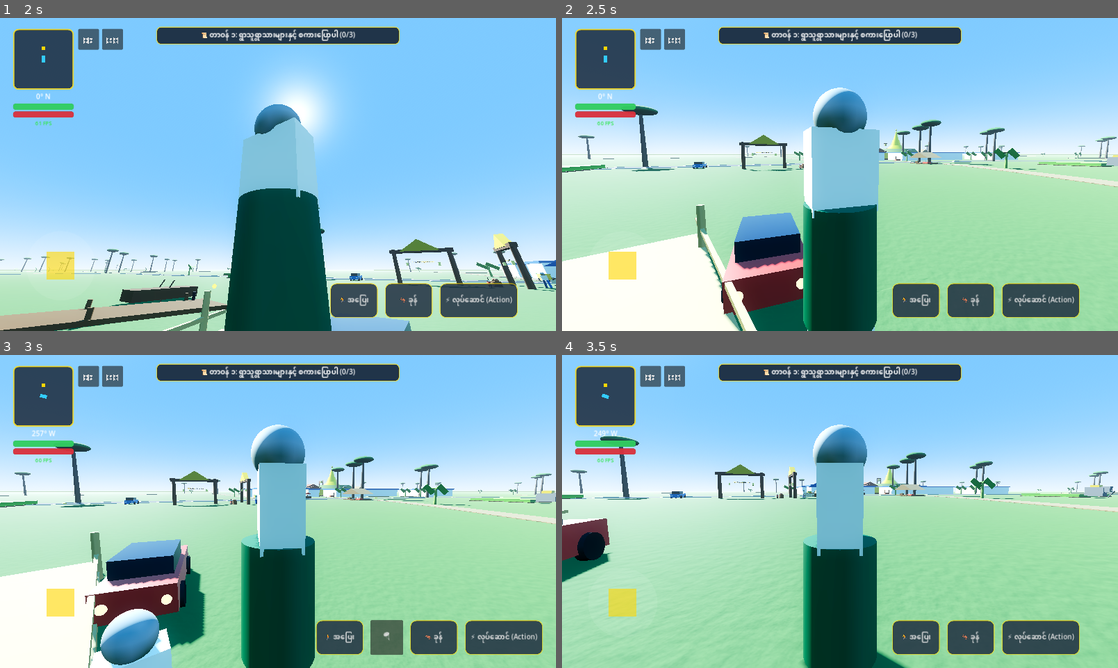
Above: before the commit, frames 1-4 (two rows, left to right).
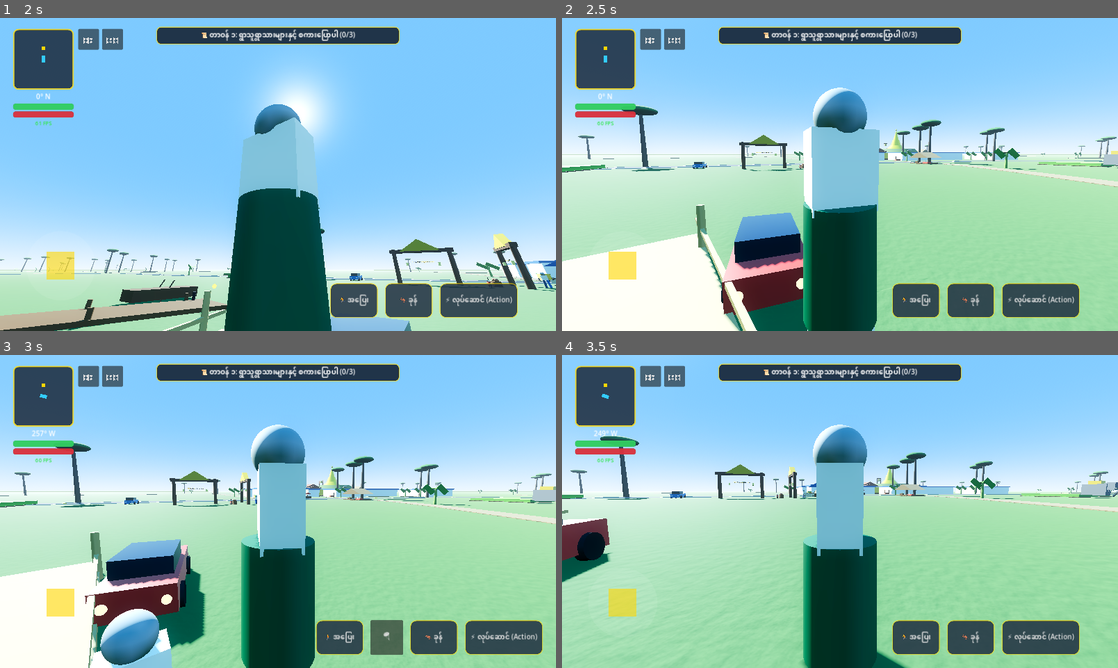
Above: after the commit, the same moments.

Repository: sudohlaingwin/gta-open-world
Game: Godot game, scene res://scenes/main_menu.tscn
Same seed, same stepped clock (60 frames per second), same inputs: the game is played once before the commit and once after it.
Inputs (mouse positions are in pixels of both pictures, inside the frame that each line leads up to):
- Up to frame 1 (2 s): click "🎮 အသစ်စတင်မည် (New Game)" at 0.5 s; drag from (66, 274) to (333, 105) at 1.27 s
- Up to frame 2 (2.5 s): drag from (728, 190) to (812, 237) at 2.02 s
- Up to frame 3 (3 s): move the mouse to (333, 442) at 2.77 s; hold Right (ui_right) from 2.78 s (still down); hold Ctrl from 2.78 s (still down)
- Up to frame 4 (3.5 s): keep holding Right (ui_right); keep holding Ctrl

Frame 1 is identical in both runs. In frame 2, less than 0.1% of the frame differs, in the area x 97-100%, y 42-48%; in frame 3, 0.1%; in frame 4, 0.2%, in the area x 93-100%, y 40-46%.

Commit message:
Slice 135: Royal War Elephant and Riding Horse mounts scale upgrade (5.2m Elephant, 2.9m Horse)

Diff:
--- a/scenes/myanmar_elephant.tscn
+++ b/scenes/myanmar_elephant.tscn
@@ -3,33 +3,33 @@
 [ext_resource type="Script" path="res://scripts/elephant_controller.gd" id="1_elephant"]
 
 [sub_resource type="BoxShape3D" id="BoxShape3D_elephant"]
-size = Vector3(2.2, 3.2, 4.0)
+size = Vector3(2.8, 4.2, 5.2)
 
 [sub_resource type="BoxMesh" id="BoxMesh_body"]
-size = Vector3(2.0, 2.2, 3.2)
+size = Vector3(2.6, 2.8, 4.2)
 
 [sub_resource type="StandardMaterial3D" id="StandardMaterial3D_elephant_skin"]
 albedo_color = Color(0.38, 0.38, 0.40, 1)
 roughness = 0.9
 
 [sub_resource type="BoxMesh" id="BoxMesh_head"]
-size = Vector3(1.4, 1.4, 1.4)
+size = Vector3(1.8, 1.8, 1.8)
 
 [sub_resource type="CylinderMesh" id="CylinderMesh_trunk"]
-top_radius = 0.2
-bottom_radius = 0.1
-height = 1.8
+top_radius = 0.26
+bottom_radius = 0.14
+height = 2.4
 
 [sub_resource type="CylinderMesh" id="CylinderMesh_tusk"]
-top_radius = 0.08
-bottom_radius = 0.02
-height = 1.2
+top_radius = 0.11
+bottom_radius = 0.03
+height = 1.6
 
 [sub_resource type="StandardMaterial3D" id="StandardMaterial3D_ivory"]
 albedo_color = Color(0.95, 0.94, 0.88, 1)
 
 [sub_resource type="BoxMesh" id="BoxMesh_howdah"]
-size = Vector3(1.6, 0.8, 1.6)
+size = Vector3(2.2, 1.1, 2.2)
 
 [sub_resource type="StandardMaterial3D" id="StandardMaterial3D_gold_howdah"]
 albedo_color = Color(0.9, 0.72, 0.15, 1)
@@ -37,55 +37,55 @@
 roughness = 0.3
 
 [sub_resource type="BoxShape3D" id="BoxShape3D_interact"]
-size = Vector3(4.0, 3.5, 5.0)
+size = Vector3(5.2, 4.5, 6.2)
 
 [node name="MyanmarElephant" type="CharacterBody3D"]
 script = ExtResource("1_elephant")
 
 [node name="CollisionShape3D" type="CollisionShape3D" parent="."]
-transform = Transform3D(1, 0, 0, 0, 1, 0, 0, 0, 1, 0, 1.6, 0)
+transform = Transform3D(1, 0, 0, 0, 1, 0, 0, 0, 1, 0, 2.1, 0)
 shape = SubResource("BoxShape3D_elephant")
 
 [node name="VisualMesh" type="Node3D" parent="."]
 
 [node name="Body" type="MeshInstance3D" parent="VisualMesh"]
-transform = Transform3D(1, 0, 0, 0, 1, 0, 0, 0, 1, 0, 1.6, 0)
+transform = Transform3D(1, 0, 0, 0, 1, 0, 0, 0, 1, 0, 2.1, 0)
 mesh = SubResource("BoxMesh_body")
 surface_material_override/0 = SubResource("StandardMaterial3D_elephant_skin")
 
 [node name="Head" type="MeshInstance3D" parent="VisualMesh"]
-transform = Transform3D(1, 0, 0, 0, 1, 0, 0, 0, 1, 0, 2.2, -1.8)
+transform = Transform3D(1, 0, 0, 0, 1, 0, 0, 0, 1, 0, 2.9, -2.4)
 mesh = SubResource("BoxMesh_head")
 surface_material_override/0 = SubResource("StandardMaterial3D_elephant_skin")
 
 [node name="Trunk" type="Node3D" parent="VisualMesh"]
-transform = Transform3D(1, 0, 0, 0, 1, 0, 0, 0, 1, 0, 1.8, -2.4)
+transform = Transform3D(1, 0, 0, 0, 1, 0, 0, 0, 1, 0, 2.4, -3.2)
 
 [node name="MeshInstance3D" type="MeshInstance3D" parent="VisualMesh/Trunk"]
-transform = Transform3D(1, 0, 0, 0, 0.866025, 0.5, 0, -0.5, 0.866025, 0, -0.8, -0.2)
+transform = Transform3D(1, 0, 0, 0, 0.866025, 0.5, 0, -0.5, 0.866025, 0, -1.0, -0.3)
 mesh = SubResource("CylinderMesh_trunk")
 surface_material_override/0 = SubResource("StandardMaterial3D_elephant_skin")
 
 [node name="TuskL" type="MeshInstance3D" parent="VisualMesh"]
-transform = Transform3D(1, 0, 0, 0, 0.5, 0.866025, 0, -0.866025, 0.5, -0.45, 1.6, -2.2)
+transform = Transform3D(1, 0, 0, 0, 0.5, 0.866025, 0, -0.866025, 0.5, -0.6, 2.1, -2.9)
 mesh = SubResource("CylinderMesh_tusk")
 surface_material_override/0 = SubResource("StandardMaterial3D_ivory")
 
 [node name="TuskR" type="MeshInstance3D" parent="VisualMesh"]
-transform = Transform3D(1, 0, 0, 0, 0.5, 0.866025, 0, -0.866025, 0.5, 0.45, 1.6, -2.2)
+transform = Transform3D(1, 0, 0, 0, 0.5, 0.866025, 0, -0.866025, 0.5, 0.6, 2.1, -2.9)
 mesh = SubResource("CylinderMesh_tusk")
 surface_material_override/0 = SubResource("StandardMaterial3D_ivory")
 
 [node name="Howdah" type="MeshInstance3D" parent="VisualMesh"]
-transform = Transform3D(1, 0, 0, 0, 1, 0, 0, 0, 1, 0, 2.9, 0)
+transform = Transform3D(1, 0, 0, 0, 1, 0, 0, 0, 1, 0, 3.8, 0)
 mesh = SubResource("BoxMesh_howdah")
 surface_material_override/0 = SubResource("StandardMaterial3D_gold_howdah")
 
 [node name="HowdahSeat" type="Marker3D" parent="."]
-transform = Transform3D(1, 0, 0, 0, 1, 0, 0, 0, 1, 0, 3.1, 0)
+transform = Transform3D(1, 0, 0, 0, 1, 0, 0, 0, 1, 0, 4.1, 0)
 
 [node name="InteractionArea" type="Area3D" parent="."]
 
 [node name="CollisionShape3D" type="CollisionShape3D" parent="InteractionArea"]
-transform = Transform3D(1, 0, 0, 0, 1, 0, 0, 0, 1, 0, 1.6, 0)
+transform = Transform3D(1, 0, 0, 0, 1, 0, 0, 0, 1, 0, 2.1, 0)
 shape = SubResource("BoxShape3D_interact")
--- a/scenes/myanmar_horse.tscn
+++ b/scenes/myanmar_horse.tscn
@@ -3,102 +3,102 @@
 [ext_resource type="Script" path="res://scripts/horse_controller.gd" id="1_horse"]
 
 [sub_resource type="BoxShape3D" id="BoxShape3D_horse"]
-size = Vector3(1.0, 1.8, 2.4)
+size = Vector3(1.2, 2.2, 2.9)
 
 [sub_resource type="BoxMesh" id="BoxMesh_body"]
-size = Vector3(0.8, 0.9, 1.8)
+size = Vector3(1.0, 1.1, 2.2)
 
 [sub_resource type="StandardMaterial3D" id="StandardMaterial3D_chestnut"]
 albedo_color = Color(0.52, 0.28, 0.15, 1)
 roughness = 0.7
 
 [sub_resource type="BoxMesh" id="BoxMesh_neck"]
-size = Vector3(0.35, 0.8, 0.6)
+size = Vector3(0.42, 1.0, 0.75)
 
 [sub_resource type="BoxMesh" id="BoxMesh_head"]
-size = Vector3(0.32, 0.45, 0.7)
+size = Vector3(0.38, 0.55, 0.85)
 
 [sub_resource type="BoxMesh" id="BoxMesh_leg"]
-size = Vector3(0.18, 0.9, 0.18)
+size = Vector3(0.22, 1.1, 0.22)
 
 [sub_resource type="StandardMaterial3D" id="StandardMaterial3D_hoof"]
 albedo_color = Color(0.15, 0.12, 0.10, 1)
 
 [sub_resource type="BoxMesh" id="BoxMesh_saddle"]
-size = Vector3(0.84, 0.12, 0.7)
+size = Vector3(1.05, 0.15, 0.85)
 
 [sub_resource type="StandardMaterial3D" id="StandardMaterial3D_saddle_red"]
 albedo_color = Color(0.8, 0.15, 0.15, 1)
 
 [sub_resource type="BoxShape3D" id="BoxShape3D_interact"]
-size = Vector3(2.8, 2.2, 3.5)
+size = Vector3(3.6, 2.6, 4.2)
 
 [node name="MyanmarHorse" type="CharacterBody3D"]
 script = ExtResource("1_horse")
 
 [node name="CollisionShape3D" type="CollisionShape3D" parent="."]
-transform = Transform3D(1, 0, 0, 0, 1, 0, 0, 0, 1, 0, 0.9, 0)
+transform = Transform3D(1, 0, 0, 0, 1, 0, 0, 0, 1, 0, 1.1, 0)
 shape = SubResource("BoxShape3D_horse")
 
 [node name="VisualMesh" type="Node3D" parent="."]
 
 [node name="Body" type="MeshInstance3D" parent="VisualMesh"]
-transform = Transform3D(1, 0, 0, 0, 1, 0, 0, 0, 1, 0, 1.0, 0)
+transform = Transform3D(1, 0, 0, 0, 1, 0, 0, 0, 1, 0, 1.25, 0)
 mesh = SubResource("BoxMesh_body")
 surface_material_override/0 = SubResource("StandardMaterial3D_chestnut")
 
 [node name="Neck" type="MeshInstance3D" parent="VisualMesh"]
-transform = Transform3D(1, 0, 0, 0, 0.866025, 0.5, 0, -0.5, 0.866025, 0, 1.5, -0.8)
+transform = Transform3D(1, 0, 0, 0, 0.866025, 0.5, 0, -0.5, 0.866025, 0, 1.85, -1.0)
 mesh = SubResource("BoxMesh_neck")
 surface_material_override/0 = SubResource("StandardMaterial3D_chestnut")
 
 [node name="Head" type="MeshInstance3D" parent="VisualMesh"]
-transform = Transform3D(1, 0, 0, 0, 1, 0, 0, 0, 1, 0, 1.8, -1.2)
+transform = Transform3D(1, 0, 0, 0, 1, 0, 0, 0, 1, 0, 2.2, -1.5)
 mesh = SubResource("BoxMesh_head")
 surface_material_override/0 = SubResource("StandardMaterial3D_chestnut")
 
 [node name="Saddle" type="MeshInstance3D" parent="VisualMesh"]
-transform = Transform3D(1, 0, 0, 0, 1, 0, 0, 0, 1, 0, 1.48, 0)
+transform = Transform3D(1, 0, 0, 0, 1, 0, 0, 0, 1, 0, 1.82, 0)
 mesh = SubResource("BoxMesh_saddle")
 surface_material_override/0 = SubResource("StandardMaterial3D_saddle_red")
 
 [node name="LegFL" type="Node3D" parent="VisualMesh"]
-transform = Transform3D(1, 0, 0, 0, 1, 0, 0, 0, 1, -0.3, 0.5, -0.6)
+transform = Transform3D(1, 0, 0, 0, 1, 0, 0, 0, 1, -0.38, 0.6, -0.75)
 
 [node name="MeshInstance3D" type="MeshInstance3D" parent="VisualMesh/LegFL"]
-transform = Transform3D(1, 0, 0, 0, 1, 0, 0, 0, 1, 0, -0.45, 0)
+transform = Transform3D(1, 0, 0, 0, 1, 0, 0, 0, 1, 0, -0.55, 0)
 mesh = SubResource("BoxMesh_leg")
 surface_material_override/0 = SubResource("StandardMaterial3D_hoof")
 
 [node name="LegFR" type="Node3D" parent="VisualMesh"]
-transform = Transform3D(1, 0, 0, 0, 1, 0, 0, 0, 1, 0.3, 0.5, -0.6)
+transform = Transform3D(1, 0, 0, 0, 1, 0, 0, 0, 1, 0.38, 0.6, -0.75)
 
 [node name="MeshInstance3D" type="MeshInstance3D" parent="VisualMesh/LegFR"]
-transform = Transform3D(1, 0, 0, 0, 1, 0, 0, 0, 1, 0, -0.45, 0)
+transform = Transform3D(1, 0, 0, 0, 1, 0, 0, 0, 1, 0, -0.55, 0)
 mesh = SubResource("BoxMesh_leg")
 surface_material_override/0 = SubResource("StandardMaterial3D_hoof")
 
 [node name="LegBL" type="Node3D" parent="VisualMesh"]
-transform = Transform3D(1, 0, 0, 0, 1, 0, 0, 0, 1, -0.3, 0.5, 0.6)
+transform = Transform3D(1, 0, 0, 0, 1, 0, 0, 0, 1, -0.38, 0.6, 0.75)
 
 [node name="MeshInstance3D" type="MeshInstance3D" parent="VisualMesh/LegBL"]
-transform = Transform3D(1, 0, 0, 0, 1, 0, 0, 0, 1, 0, -0.45, 0)
+transform = Transform3D(1, 0, 0, 0, 1, 0, 0, 0, 1, 0, -0.55, 0)
 mesh = SubResource("BoxMesh_leg")
 surface_material_override/0 = SubResource("StandardMaterial3D_hoof")
 
 [node name="LegBR" type="Node3D" parent="VisualMesh"]
-transform = Transform3D(1, 0, 0, 0, 1, 0, 0, 0, 1, 0.3, 0.5, 0.6)
+transform = Transform3D(1, 0, 0, 0, 1, 0, 0, 0, 1, 0.38, 0.6, 0.75)
 
 [node name="MeshInstance3D" type="MeshInstance3D" parent="VisualMesh/LegBR"]
-transform = Transform3D(1, 0, 0, 0, 1, 0, 0, 0, 1, 0, -0.45, 0)
+transform = Transform3D(1, 0, 0, 0, 1, 0, 0, 0, 1, 0, -0.55, 0)
 mesh = SubResource("BoxMesh_leg")
 surface_material_override/0 = SubResource("StandardMaterial3D_hoof")
 
 [node name="RiderSeat" type="Marker3D" parent="."]
-transform = Transform3D(1, 0, 0, 0, 1, 0, 0, 0, 1, 0, 1.5, 0)
+transform = Transform3D(1, 0, 0, 0, 1, 0, 0, 0, 1, 0, 1.88, 0)
 
 [node name="InteractionArea" type="Area3D" parent="."]
 
 [node name="CollisionShape3D" type="CollisionShape3D" parent="InteractionArea"]
-transform = Transform3D(1, 0, 0, 0, 1, 0, 0, 0, 1, 0, 0.9, 0)
+transform = Transform3D(1, 0, 0, 0, 1, 0, 0, 0, 1, 0, 1.1, 0)
 shape = SubResource("BoxShape3D_interact")
Not shown, changed: COLLAB.md
